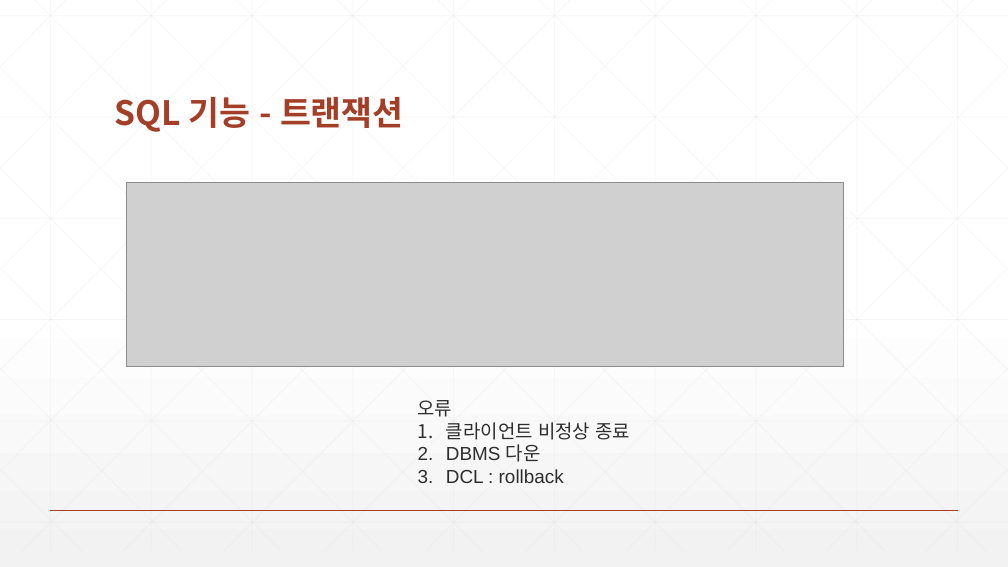
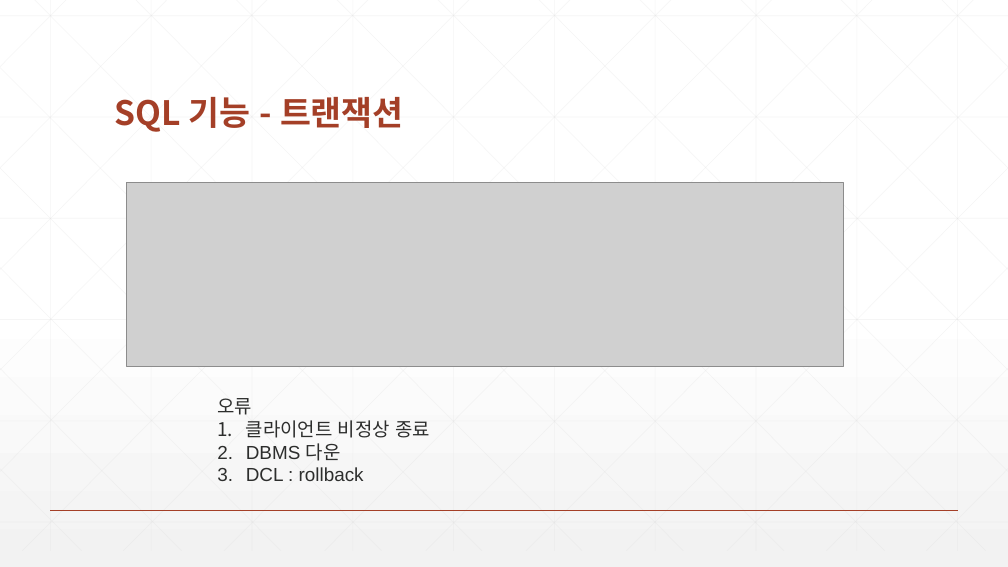
Before and after one commit to zeroshift01/code5, a slide deck: slide 7 of inflearn03/doc/3.1 DBMS는서비스의일관성과무결성그리고영속성을위해사용합니다.pptx. Drawn at 1008x567 pixels with LibreOffice and Linux fonts; fonts in the diff are those of the drawing; grey boxes stand for pictures. Boxes give left, top, right and bottom in pixels: in the first picture for what was removed or moved away, otherwise in the second. Text is boxed around its words. In the diff, an @@ line names an element or a change of style, - is before the commit and + after.

```diff
--- a/inflearn03/doc/3.1 DBMS는서비스의일관성과무결성그리고영속성을위해사용합니다.pptx
+++ b/inflearn03/doc/3.1 DBMS는서비스의일관성과무결성그리고영속성을위해사용합니다.pptx
@@ text "오류": place and size @@
-text "오류" at box(418, 400, 631, 483)
+text "오류" at box(217, 398, 430, 481)
```
Also in this commit, not shown: 2 other slides changed, 8 other files.
